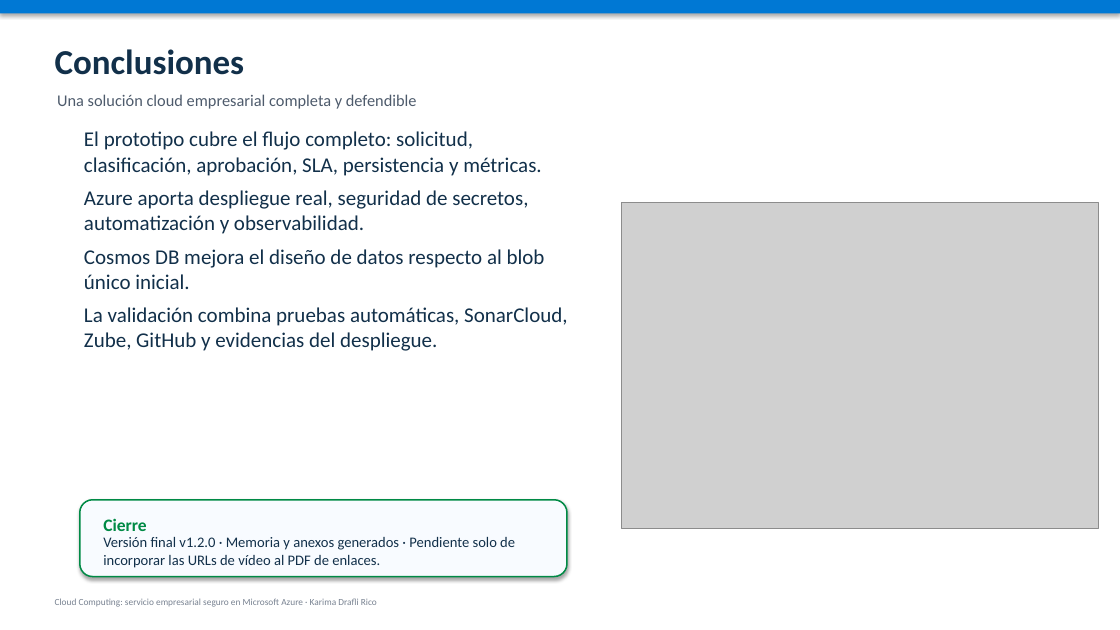
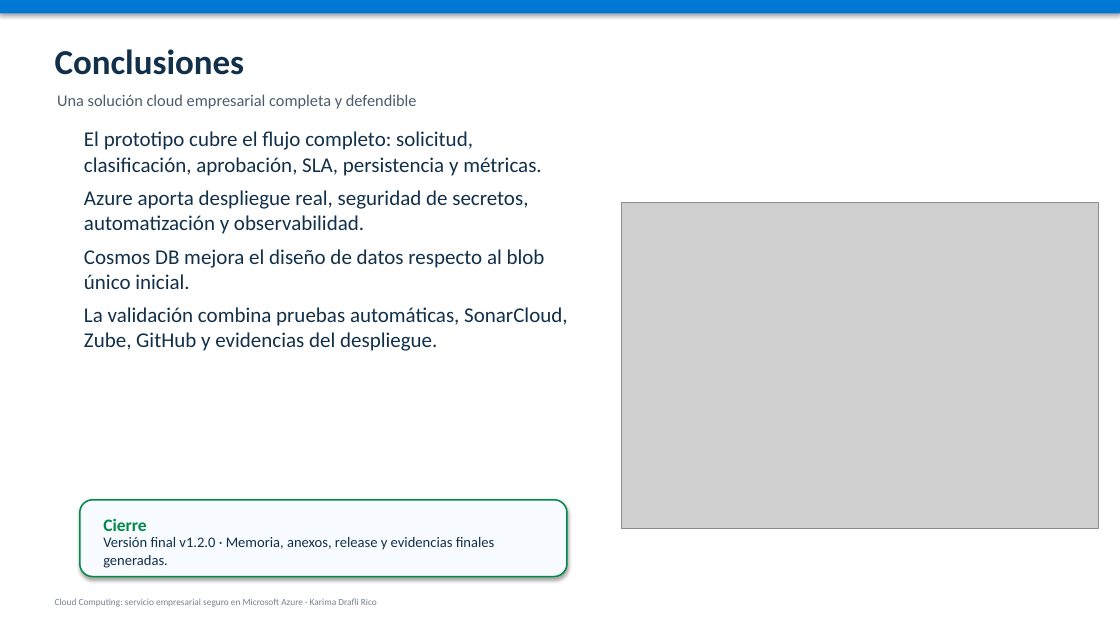
Before and after one commit to karimadrico/tfg-azure-servicio-empresarial-seguro, a slide deck: slide 10 of docs/entrega/presentacion-defensa-tfg.pptx. Drawn at 1120x630 pixels with LibreOffice and Linux fonts; fonts in the diff are those of the drawing; grey boxes stand for pictures. Boxes give left, top, right and bottom in pixels: in the first picture for what was removed or moved away, otherwise in the second. Text is boxed around its words. In the diff, an @@ line names an element or a change of style, - is before the commit and + after.

Commit message:
Pulir presentacion final de defensa

```diff
--- a/docs/entrega/presentacion-defensa-tfg.pptx
+++ b/docs/entrega/presentacion-defensa-tfg.pptx
@@ text at [103,537,495,568]: text changed @@
-Versión final v1.2.0 · Memoria y anexos generados · Pendiente solo de incorporar las URLs de vídeo al PDF de enlaces.
+Versión final v1.2.0 · Memoria, anexos, release y evidencias finales generadas.
```
